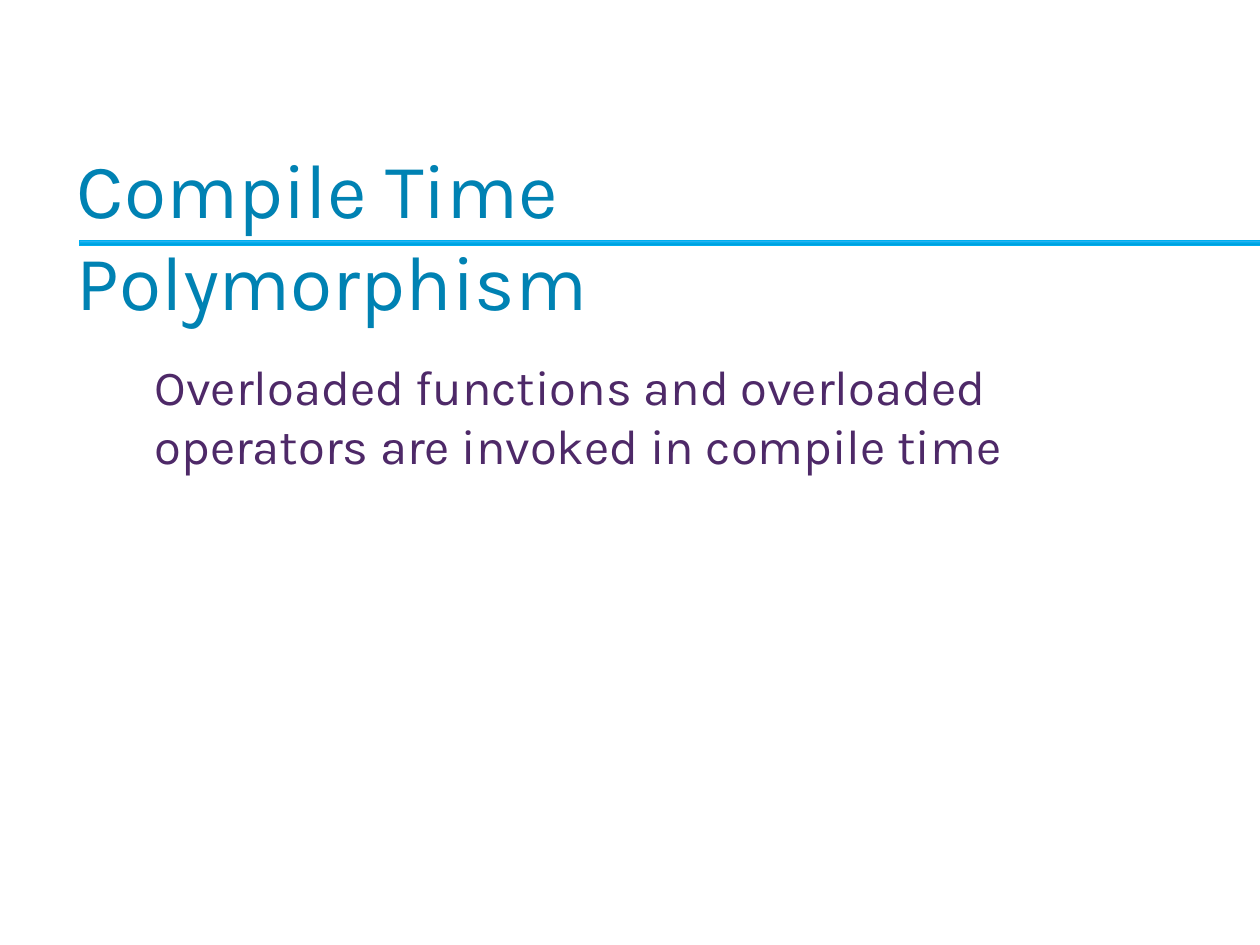
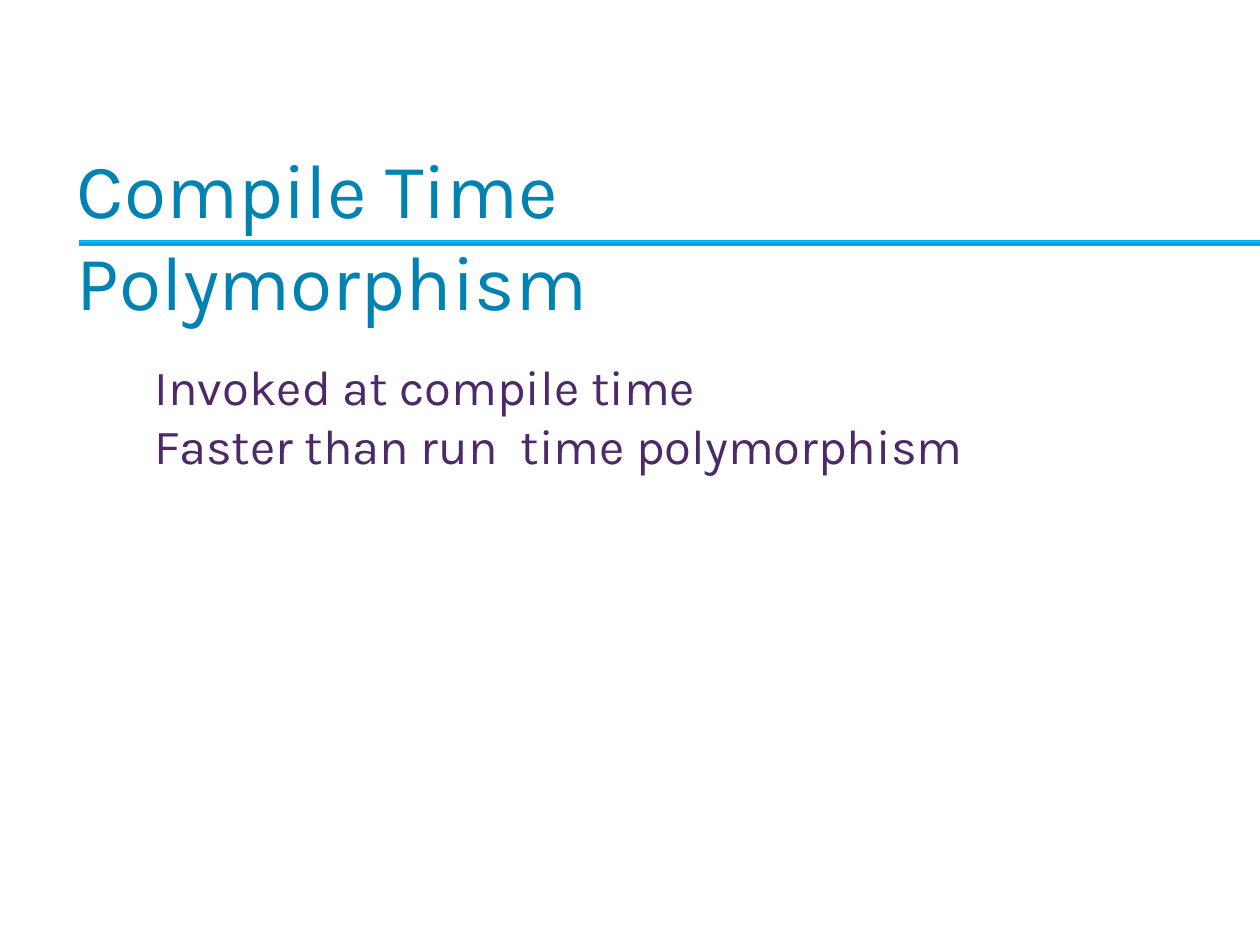
Before and after one commit to Imran4424/C-Plus-Plus-Object-Oriented, a slide deck: slide 11 of OOP.pptx. Drawn at 1260x945 pixels with LibreOffice and Linux fonts; fonts in the diff are those of the drawing; background and template pictures are left out. Boxes give left, top, right and bottom in pixels: in the first picture for what was removed or moved away, otherwise in the second. Text is boxed around its words. In the diff, an @@ line names an element or a change of style, - is before the commit and + after.

Commit message:
oop slide

```diff
--- a/OOP.pptx
+++ b/OOP.pptx
@@ text at [155,371,962,476]: text changed @@
-Overloaded functions and overloaded operators are invoked in compile time
+Invoked at compile time
+Faster than run time polymorphism
```
